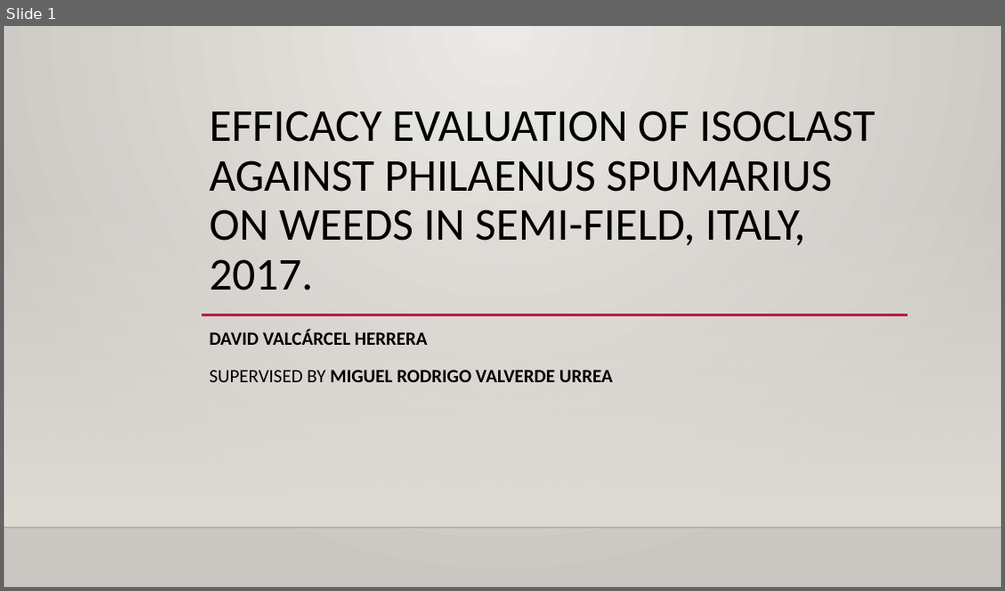
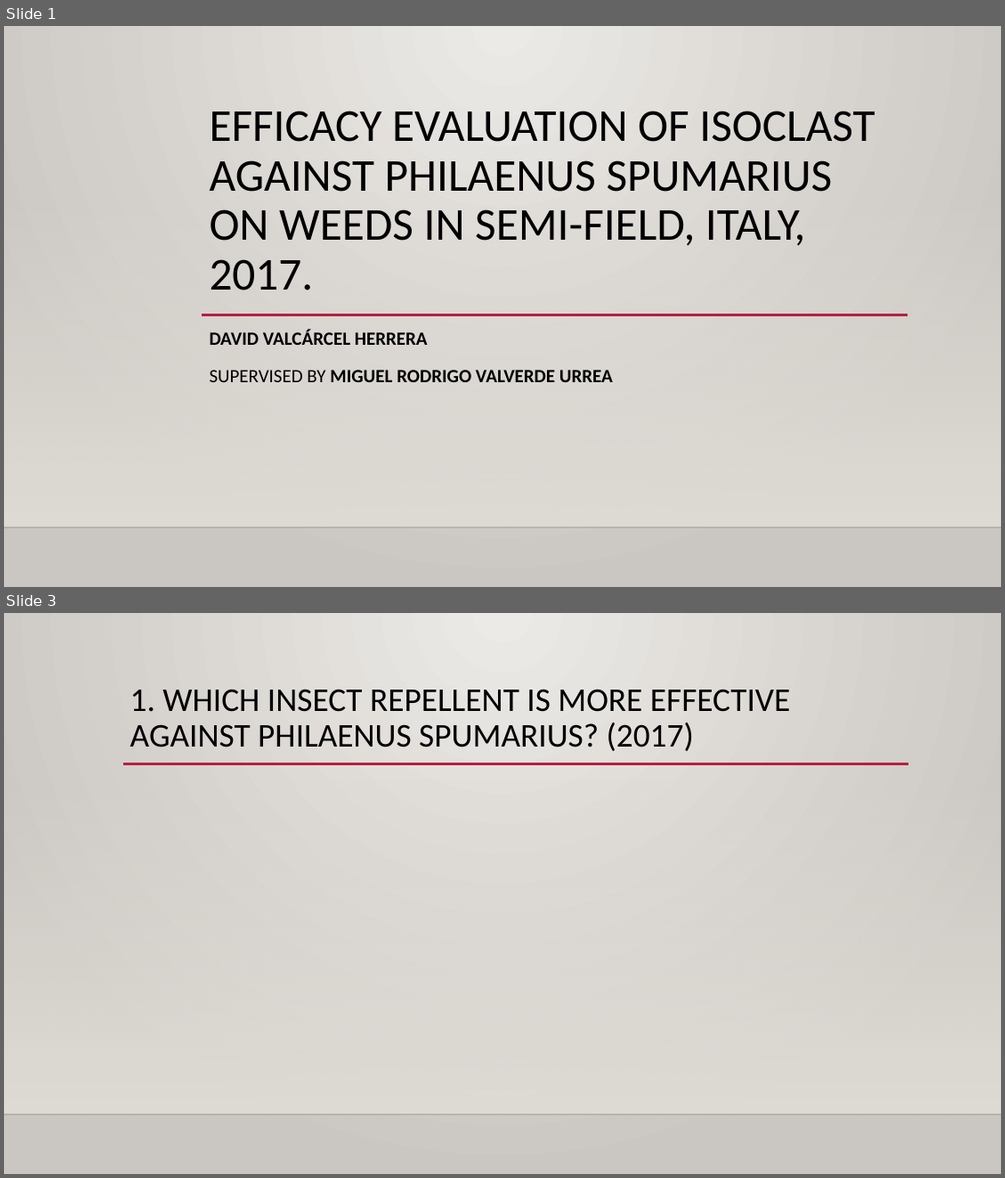
Before and after one commit to dvalher00/PracticasLabBio, a slide deck: Actividad 3 (INSECTICIDAS EN ÁRBOLES)/PRESENTATION EFFICACY TREATMENT - DAVID VALCÁRCEL.pptx. Shown one above the other, each under a label of ours: slide 1 before the commit, slides 1 and 3 after it; the slides between them are not shown. The pictures are 1005x591 and 1005x1178 pixels, drawn with LibreOffice and Linux fonts; fonts in the diff are those of the drawing; background and template pictures are left out. Boxes give left, top, right and bottom in pixels: in the first picture for what was removed or moved away, otherwise in the second. Text is boxed around its words. In the diff, an @@ line names an element or a change of style, - is before the commit and + after.

```diff
--- a/Actividad 3 (INSECTICIDAS EN ÁRBOLES)/PRESENTATION EFFICACY TREATMENT - DAVID VALCÁRCEL.pptx
+++ b/Actividad 3 (INSECTICIDAS EN ÁRBOLES)/PRESENTATION EFFICACY TREATMENT - DAVID VALCÁRCEL.pptx
@@ slide 3 added at [4, 613, 1001, 1174], background gradient #ECEAE7 to #CAC7C1; not listed: 2 template elements that a slide beside it also shows @@
@@ title added at [130, 689, 790, 751], 32 pt, text #000000 @@
+1. WHICH INSECT REPELLENT IS MORE EFFECTIVE AGAINST PHILAENUS SPUMARIUS? (2017)
@@ line added from (123, 764) to (909, 764), #B71E42 2.5 pt @@
```
Also in this commit, not shown: 4 other slides added, 1 slide removed, 49 other files.
